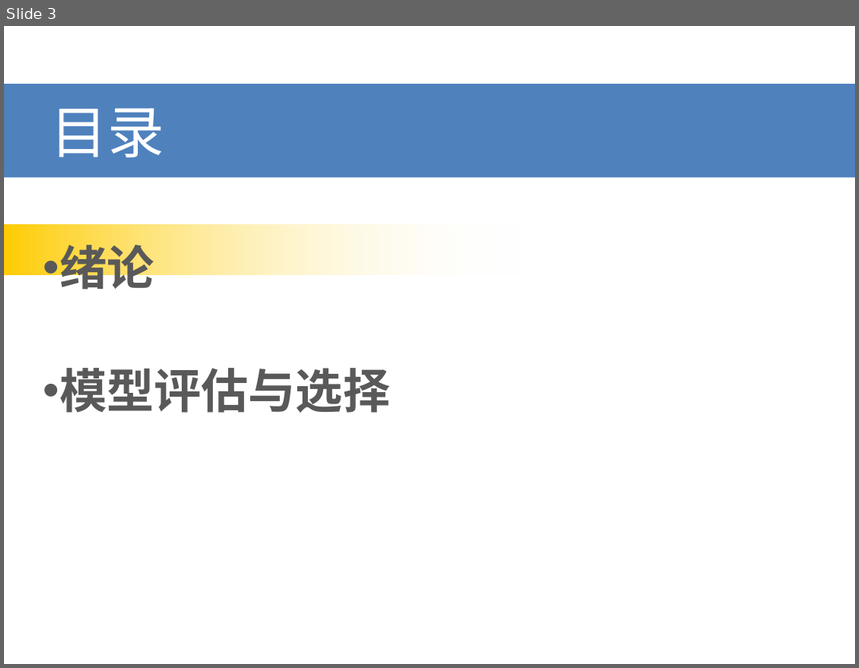
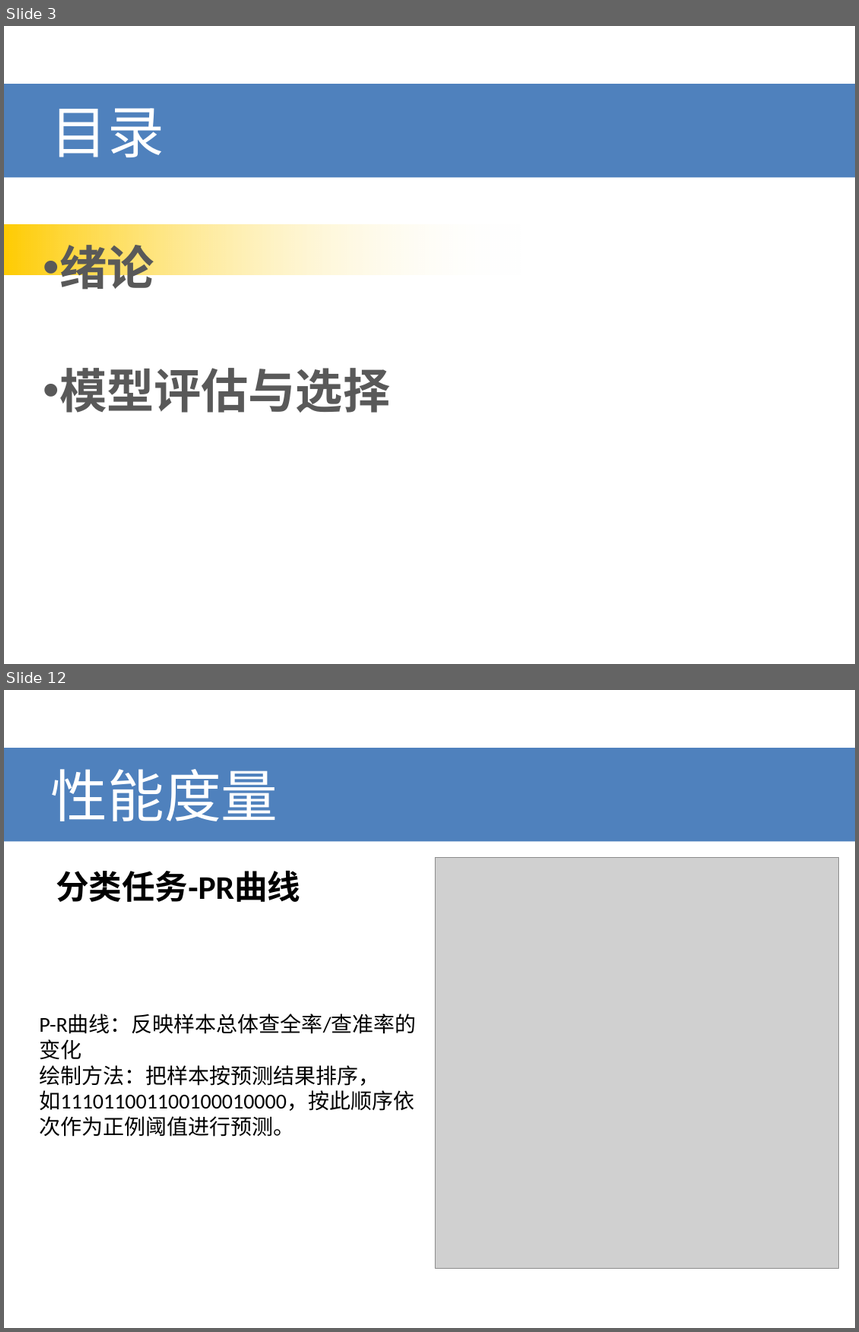
Before and after one commit to bayud/machine_learning_zzh, a slide deck: 机器学习(周志华)系列分享.pptx. Shown one above the other, each under a label of ours: slide 3 before the commit, slides 3 and 12 after it; the slides between them are not shown. The pictures are 859x668 and 859x1332 pixels, drawn with LibreOffice and Linux fonts; fonts in the diff are those of the drawing; grey boxes stand for pictures. Boxes give left, top, right and bottom in pixels: in the first picture for what was removed or moved away, otherwise in the second. Text is boxed around its words. In the diff, an @@ line names an element or a change of style, - is before the commit and + after.

```diff
--- a/机器学习(周志华)系列分享.pptx
+++ b/机器学习(周志华)系列分享.pptx
@@ slide 12 added at (4, 690, 855, 1328), background #FFFFFF @@
@@ title added at (4, 748, 855, 841), fill #4F81BD, 48 pt, text #FFFFFF @@
+性能度量
@@ text added at (56, 871, 300, 902), 28 pt, text #000000, bold @@
+分类任务-PR曲线
@@ picture added at (436, 858, 839, 1269) @@
@@ text added at (39, 1015, 416, 1137), 18 pt, text #000000 @@
+P-R曲线：反映样本总体查全率/查准率的
+变化
+绘制方法：把样本按预测结果排序，
+如111011001100100010000，按此顺序依
+次作为正例阈值进行预测。
```
Also in this commit, not shown: 2 slides changed, 18 other slides added, 14 slides removed.
